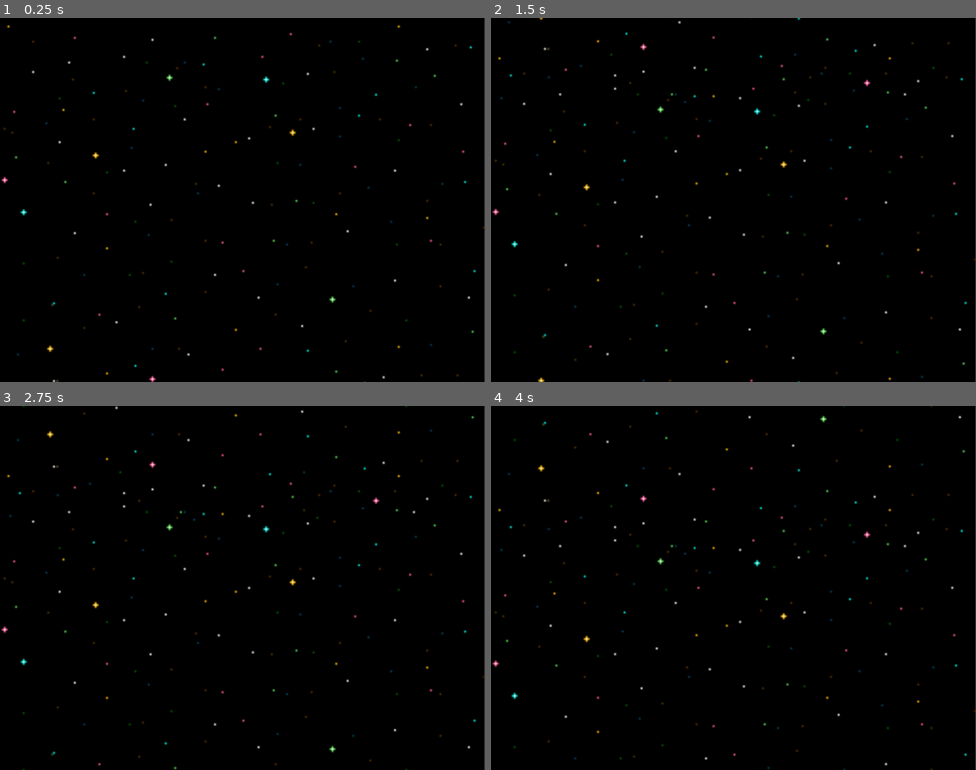
Above: before the commit, frames 1-4 (two rows, left to right).
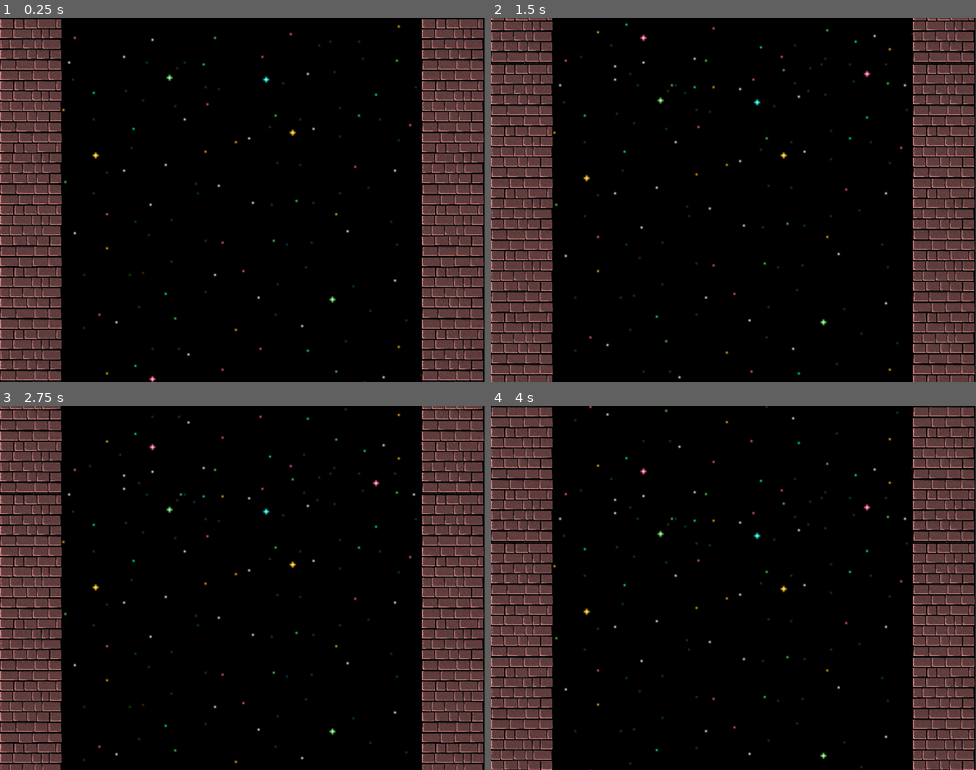
Above: after the commit, the same moments.

Repository: arko-poet/godot-games
Game: Godot game, scene res://tower.tscn
The game is run twice, just before and just after one commit, with the same random seed, the same clock (stepped at 60 frames per second) and the same inputs. The project has no main scene, so this scene is started directly.
Inputs:
- Up to frame 1 (0.25 s): no input
- Up to frame 2 (1.5 s): tap Enter at 0.5 s; hold Up (move_up) 0.53-1.28 s
- Up to frame 3 (2.75 s): tap Space at 2 s; hold Up (move_up) from 2.03 s (still down)
- Up to frame 4 (4 s): release Up (move_up) at 3.53 s

The runs differ from the first frame. In frame 1, 21% of the frame differs, in the area x 0-100%, y 0-100%; in frame 2, 23%; in frame 3, 23%; in frame 4, 23%.

Commit message:
feat(tower): add parallax walls with collision

Diff:
--- a/tower/camera.gd
+++ b/tower/camera.gd
@@ -1,4 +1,4 @@
-extends Camera2D
+extends Node2D
 
 
 # Called when the node enters the scene tree for the first time.
@@ -7,6 +7,8 @@
 
 
 # Called every frame. 'delta' is the elapsed time since the previous frame.
-func _process(_delta: float) -> void:
+func _process(delta: float) -> void:
 	if Input.is_action_pressed("move_up"):
-		global_position.y += _delta * -100
+		$Camera.global_position.y += delta * -100
+		$LeftWall.global_position.y += delta * -100
+		$RightWall.global_position.y += delta * -100
--- a/tower/tower.tscn
+++ b/tower/tower.tscn
@@ -3,14 +3,22 @@
 [ext_resource type="Texture2D" uid="uid://c084ile7r2hh0" path="res://sprites/black_background.png" id="1_stebd"]
 [ext_resource type="Texture2D" uid="uid://ctq8t6bmq6wkv" path="res://sprites/stars.png" id="1_vedim"]
 [ext_resource type="Script" uid="uid://ciu6xd7wu5kar" path="res://camera.gd" id="3_stebd"]
+[ext_resource type="Texture2D" uid="uid://dvl5oqupugse3" path="res://sprites/brickwall.png" id="4_jbe1c"]
+
+[sub_resource type="RectangleShape2D" id="RectangleShape2D_jbe1c"]
+size = Vector2(104, 600)
+
+[sub_resource type="RectangleShape2D" id="RectangleShape2D_vxmma"]
+size = Vector2(104, 600)
 
 [node name="Tower" type="Node2D" unique_id=385049633]
+script = ExtResource("3_stebd")
 
 [node name="ParallaxBackground" type="Parallax2D" parent="." unique_id=332449211]
-scroll_scale = Vector2(0.7, 0.7)
+scroll_scale = Vector2(0.5, 0.5)
 repeat_size = Vector2(800, 600)
 
-[node name="BlackBackground" type="Sprite2D" parent="ParallaxBackground" unique_id=931640921]
+[node name="BlackRectangle" type="Sprite2D" parent="ParallaxBackground" unique_id=931640921]
 scale = Vector2(799.166, 600)
 texture = ExtResource("1_stebd")
 centered = false
@@ -22,4 +30,35 @@
 
 [node name="Camera" type="Camera2D" parent="." unique_id=297675335]
 anchor_mode = 0
-script = ExtResource("3_stebd")
+
+[node name="ParallaxWall" type="Parallax2D" parent="." unique_id=519988515]
+repeat_size = Vector2(0, 600)
+
+[node name="LeftWall" type="Sprite2D" parent="ParallaxWall" unique_id=182090050]
+texture_repeat = 2
+scale = Vector2(0.1, 0.1)
+texture = ExtResource("4_jbe1c")
+centered = false
+region_enabled = true
+region_rect = Rect2(0, 0, 1024, 6144)
+
+[node name="RightWall" type="Sprite2D" parent="ParallaxWall" unique_id=356965015]
+texture_repeat = 2
+position = Vector2(696, 6.7762636e-21)
+scale = Vector2(0.1, 0.099999994)
+texture = ExtResource("4_jbe1c")
+centered = false
+region_enabled = true
+region_rect = Rect2(0, 0, 1024, 6144)
+
+[node name="LeftWall" type="StaticBody2D" parent="." unique_id=1024174384]
+
+[node name="Collision" type="CollisionShape2D" parent="LeftWall" unique_id=1218415816]
+position = Vector2(52, 300)
+shape = SubResource("RectangleShape2D_jbe1c")
+
+[node name="RightWall" type="StaticBody2D" parent="." unique_id=1440512667]
+
+[node name="Collision" type="CollisionShape2D" parent="RightWall" unique_id=710097485]
+position = Vector2(748, 300)
+shape = SubResource("RectangleShape2D_vxmma")
Not shown, changed: tower/credits.txt
Binary file added: tower/sprites/brickwall.png
Not shown, added: tower/sprites/brickwall.png.import
